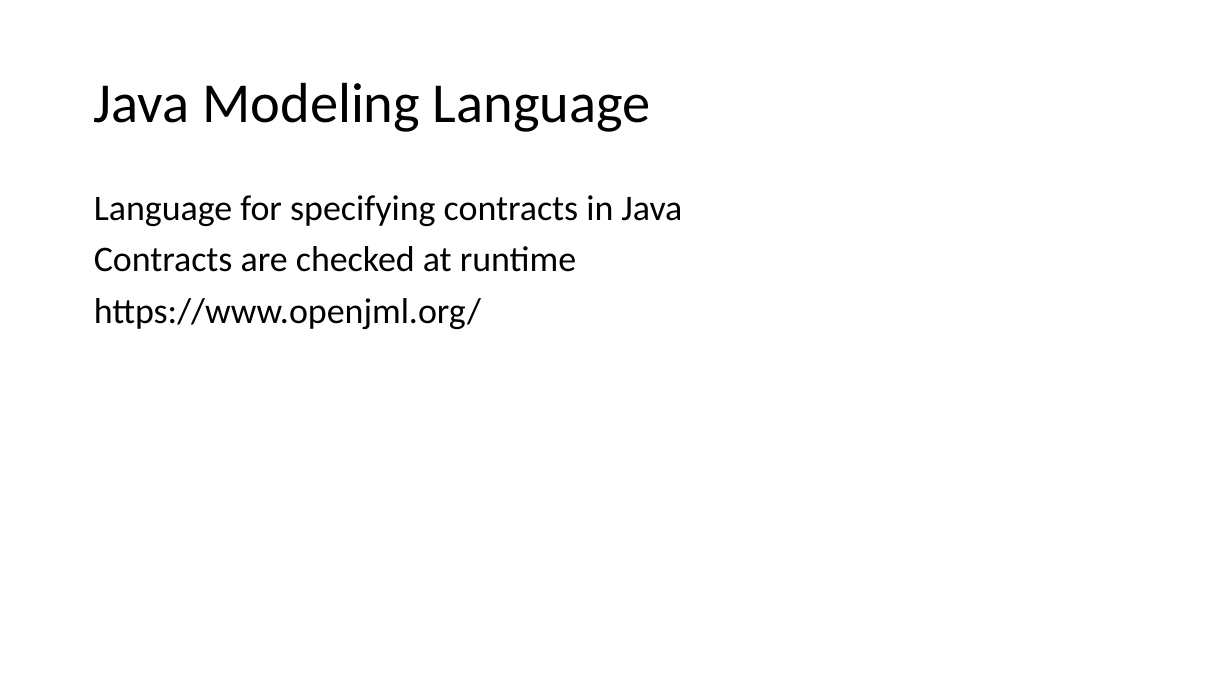
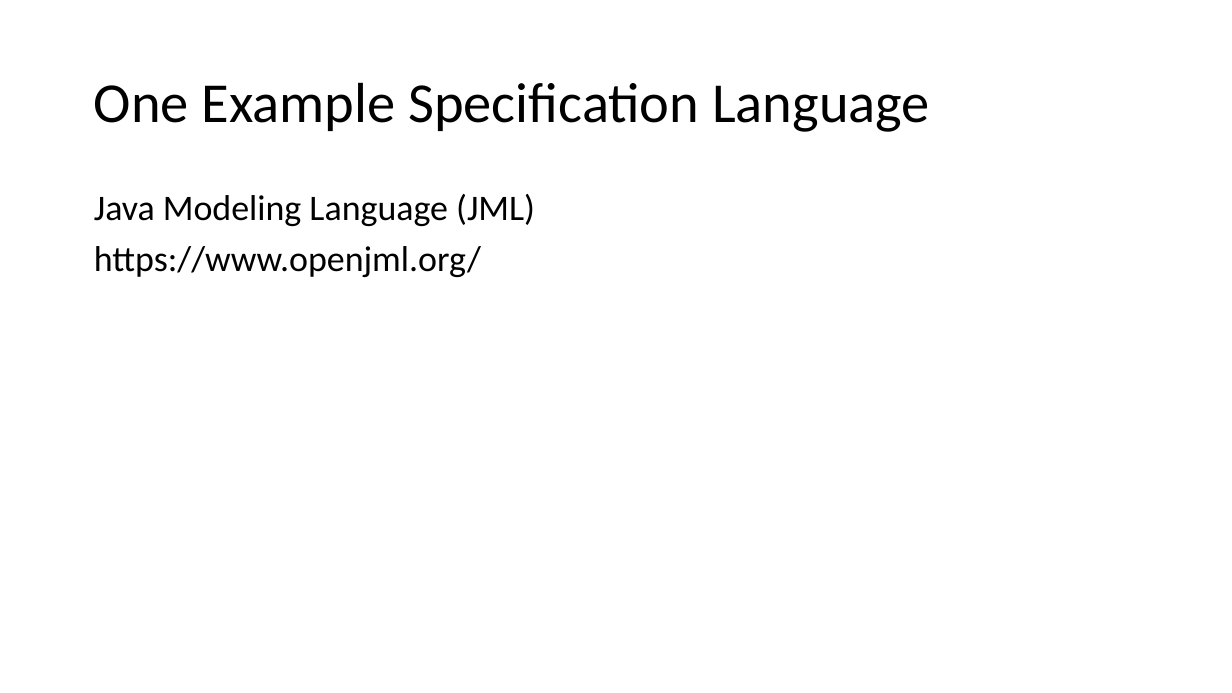
Before and after one commit to STAR-RG/testing-cin, a slide deck: slide 46 of testing-minicourse.pptx (slide 48 before the commit). Drawn at 1232x693 pixels with LibreOffice and Linux fonts; fonts in the diff are those of the drawing. Boxes give left, top, right and bottom in pixels: in the first picture for what was removed or moved away, otherwise in the second. Text is boxed around its words. In the diff, an @@ line names an element or a change of style, - is before the commit and + after.

```diff
--- a/testing-minicourse.pptx
+++ b/testing-minicourse.pptx
@@ text at [94,82,930,132]: text changed @@
-Java Modeling Language
+One Example Specification Language
@@ text at [94,194,535,226]: text changed @@
-Language for specifying contracts in Java
-Contracts are checked at runtime
+Java Modeling Language (JML)
```
Also in this commit, not shown: 4 other slides changed, 1 slide removed.
